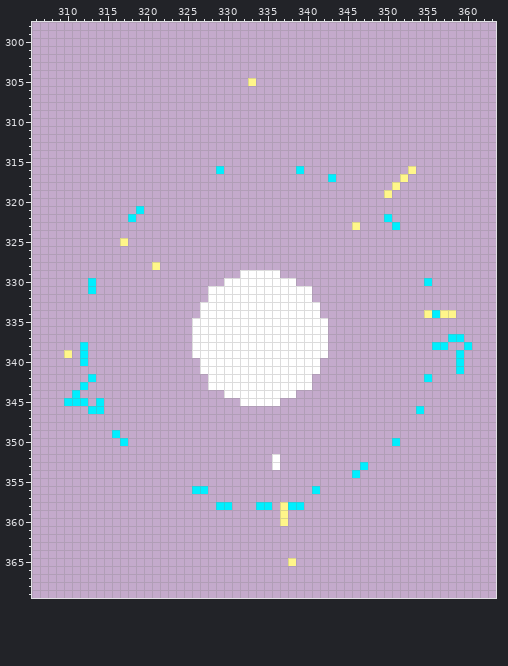
Pixel-art file, stored at effects/boom.aseprite. Above, as it was before the edit.
864x864 pixels, 1 frame. Shown: x 306..363, y 298..369. The commit also changed other parts of the picture, which this record leaves out.
New version:
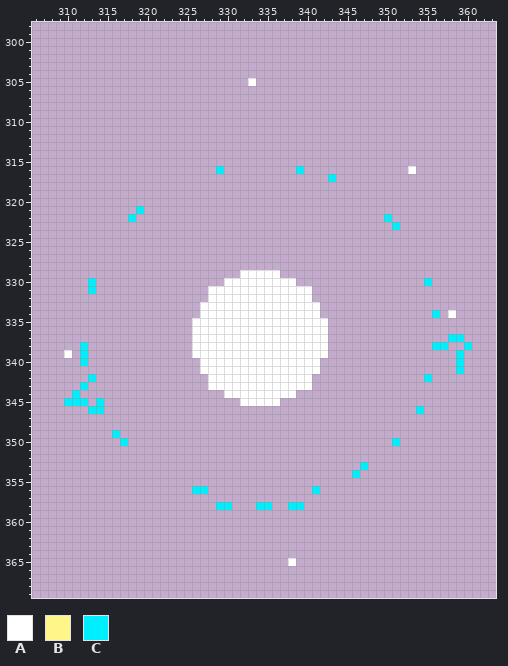
Palette (. is transparent): A #ffffff  B #fff68a  C #00efff
Change:
y 305: x 333 B -> A
y 316: x 353 B -> A
y 317: x 352 B -> .
y 318: x 351 B -> .
y 319: x 350 B -> .
y 323: x 346 B -> .
y 325: x 317 B -> .
y 328: x 321 B -> .
y 334: x 355 B -> .; x 357..358 BB -> .A
y 339: x 310 B -> A
y 352..353: x 336 A -> .
y 358..360: x 337 B -> .
y 365: x 338 B -> A
